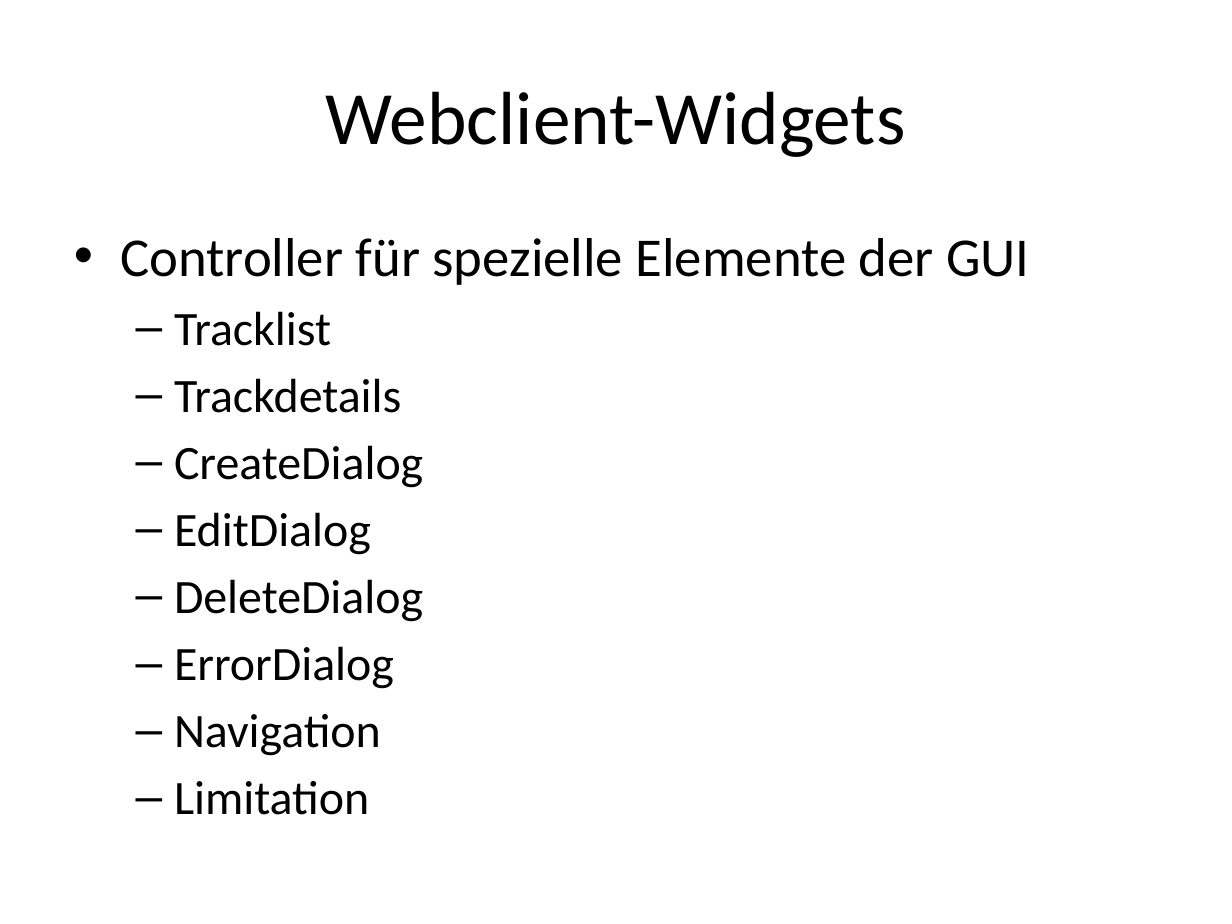
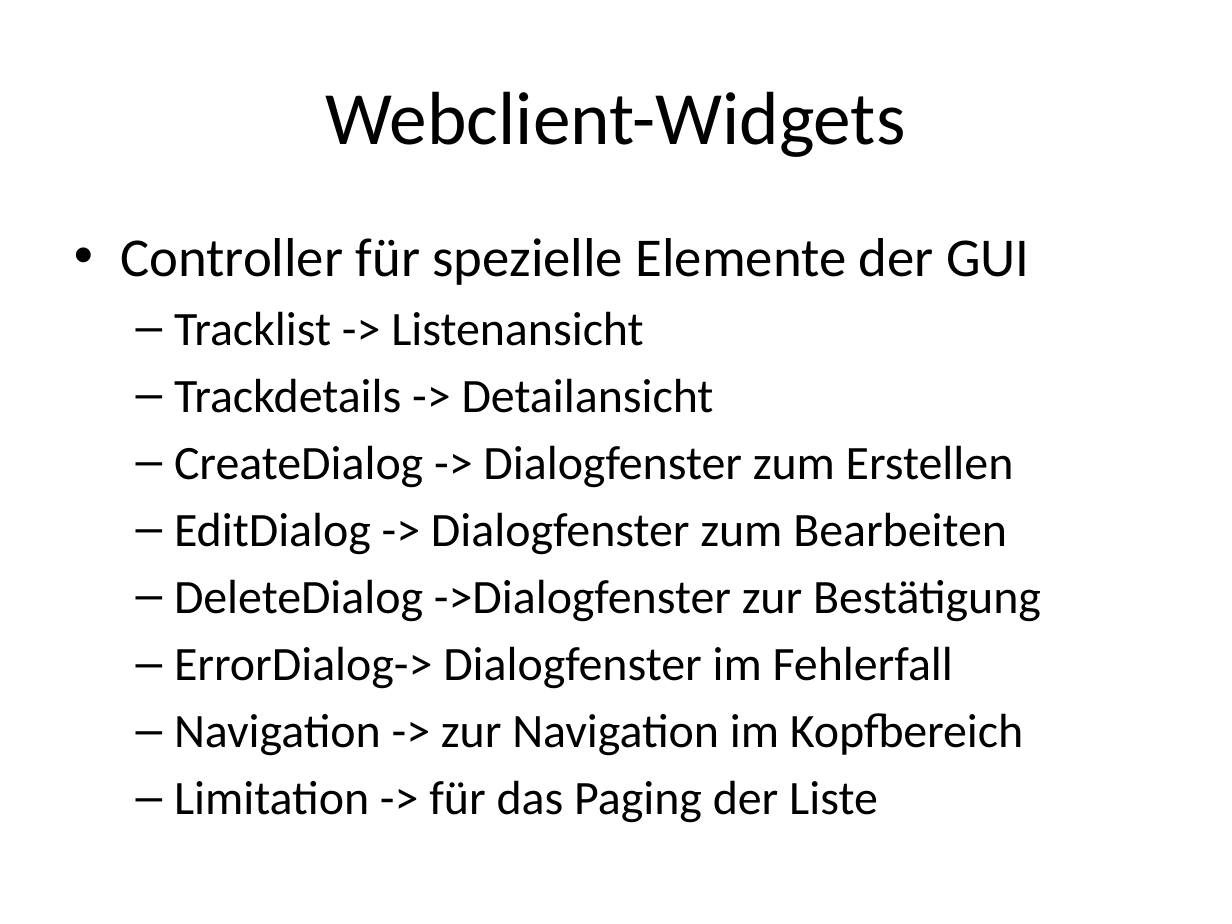
Before and after one commit to patpiech88/SportfreundeRFH, a slide deck: slide 10 of Dokumentation/SportfreundeRFH.pptx (slide 12 before the commit). Drawn at 1232x924 pixels with LibreOffice and Linux fonts; fonts in the diff are those of the drawing. Boxes give left, top, right and bottom in pixels: in the first picture for what was removed or moved away, otherwise in the second. Text is boxed around its words. In the diff, an @@ line names an element or a change of style, - is before the commit and + after.

```diff
--- a/Dokumentation/SportfreundeRFH.pptx
+++ b/Dokumentation/SportfreundeRFH.pptx
@@ text at box(174, 311, 1041, 823): text changed @@
-  – Tracklist
-  – Trackdetails
-  – CreateDialog
-  – EditDialog
-  – DeleteDialog
-  – ErrorDialog
-  – Navigation
-  – Limitation
+  – Tracklist -> Listenansicht
+  – Trackdetails -> Detailansicht
+  – CreateDialog -> Dialogfenster zum Erstellen
+  – EditDialog -> Dialogfenster zum Bearbeiten
+  – DeleteDialog ->Dialogfenster zur Bestätigung
+  – ErrorDialog-> Dialogfenster im Fehlerfall
+  – Navigation -> zur Navigation im Kopfbereich
+  – Limitation -> für das Paging der Liste
```
Also in this commit, not shown: 4 other slides changed, 9 slides added, 6 slides removed.
